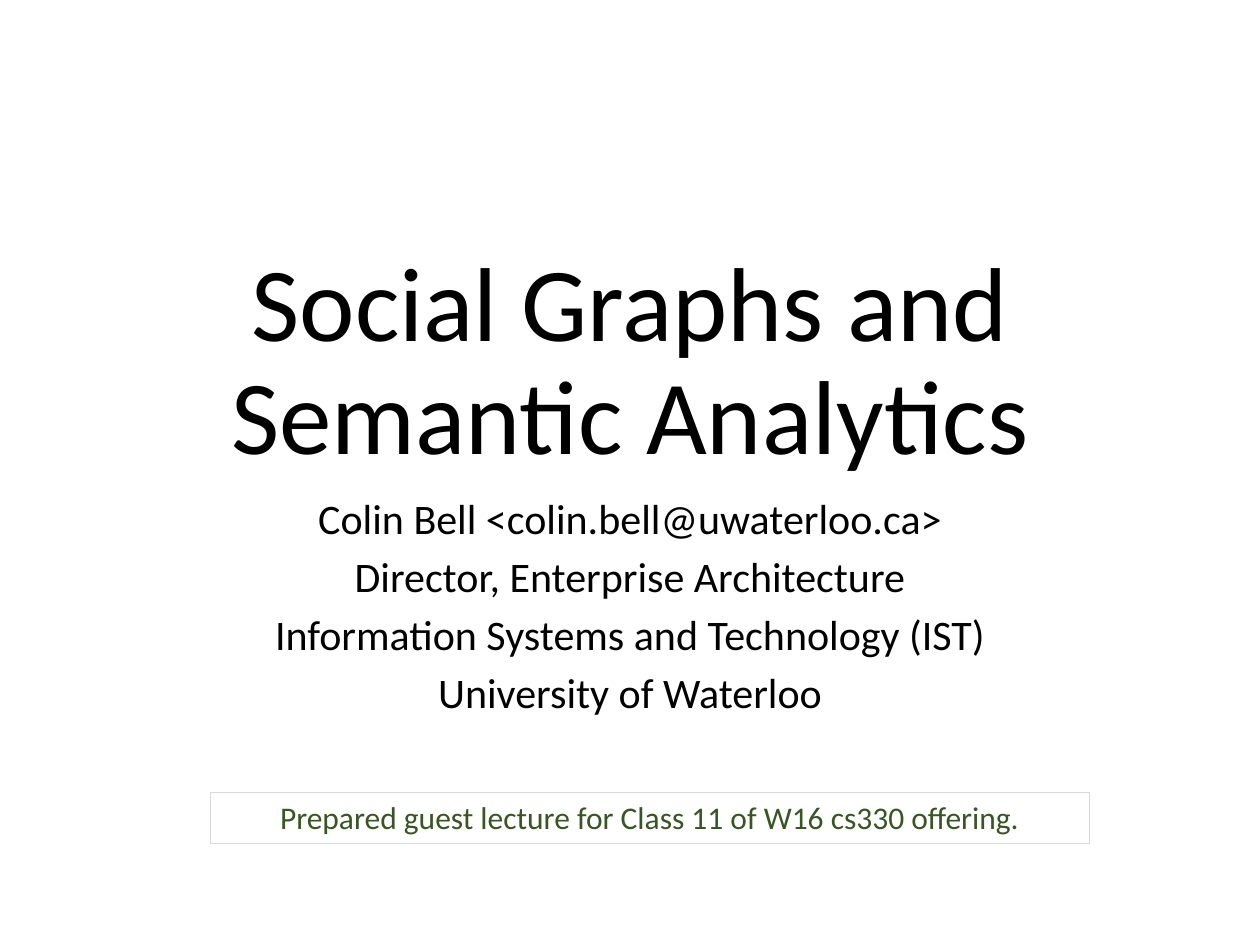
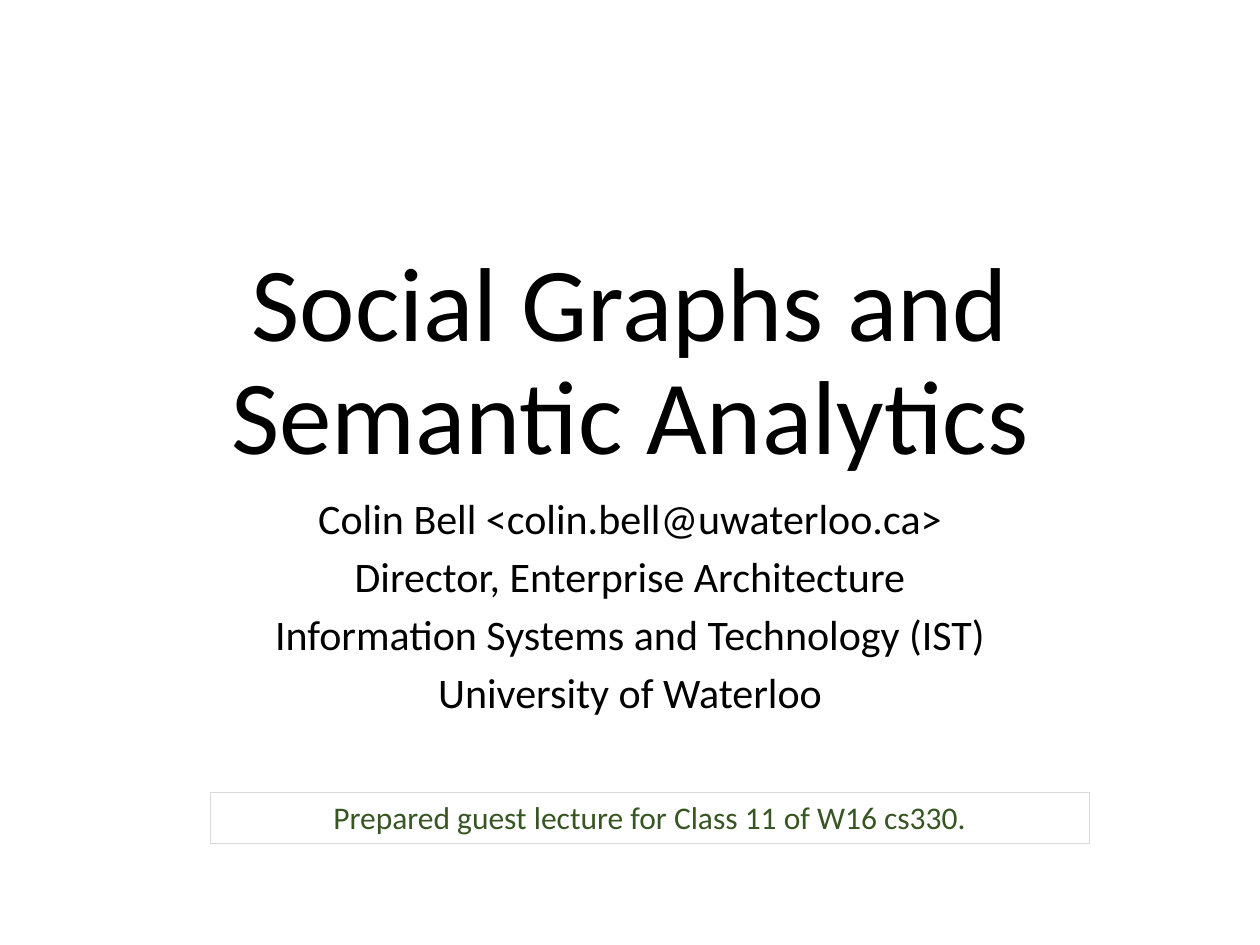
Before and after one commit to colinbellCA/1161.cs330-uwaterloo-sematic_analytics, a slide deck: slide 1 of 1161.cs330-social_graphs_and_semantic_analytics.pptx. Drawn at 1260x945 pixels with LibreOffice and Linux fonts; fonts in the diff are those of the drawing. Boxes give left, top, right and bottom in pixels: in the first picture for what was removed or moved away, otherwise in the second. Text is boxed around its words. In the diff, an @@ line names an element or a change of style, - is before the commit and + after.

```diff
--- a/1161.cs330-social_graphs_and_semantic_analytics.pptx
+++ b/1161.cs330-social_graphs_and_semantic_analytics.pptx
@@ text in rectangle at (333,807,965,835): text changed @@
-Prepared guest lecture for Class 11 of W16 cs330 offering.
+Prepared guest lecture for Class 11 of W16 cs330.
```
Also in this commit, not shown: 1 other slide changed, 13 slides added, 1 other file.
